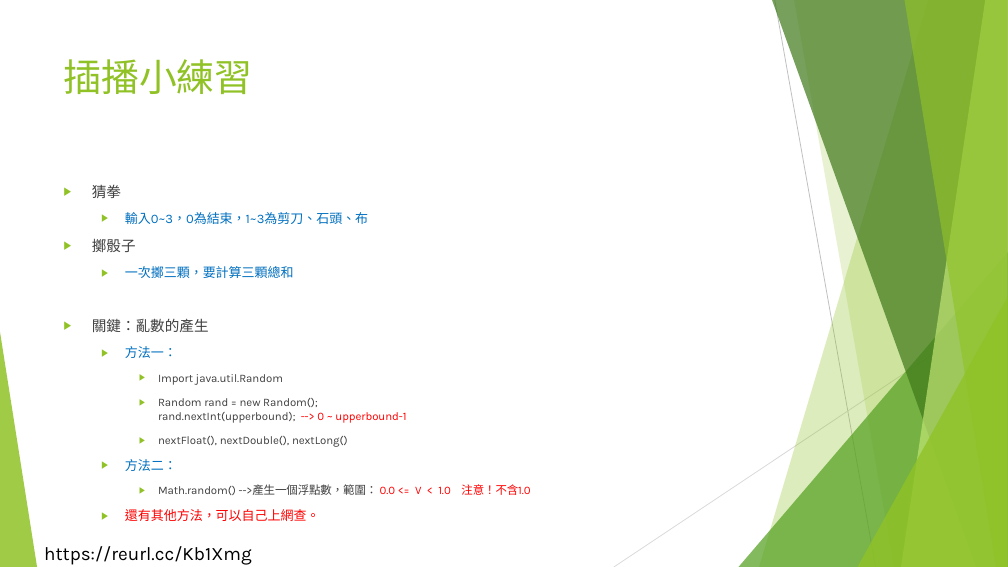
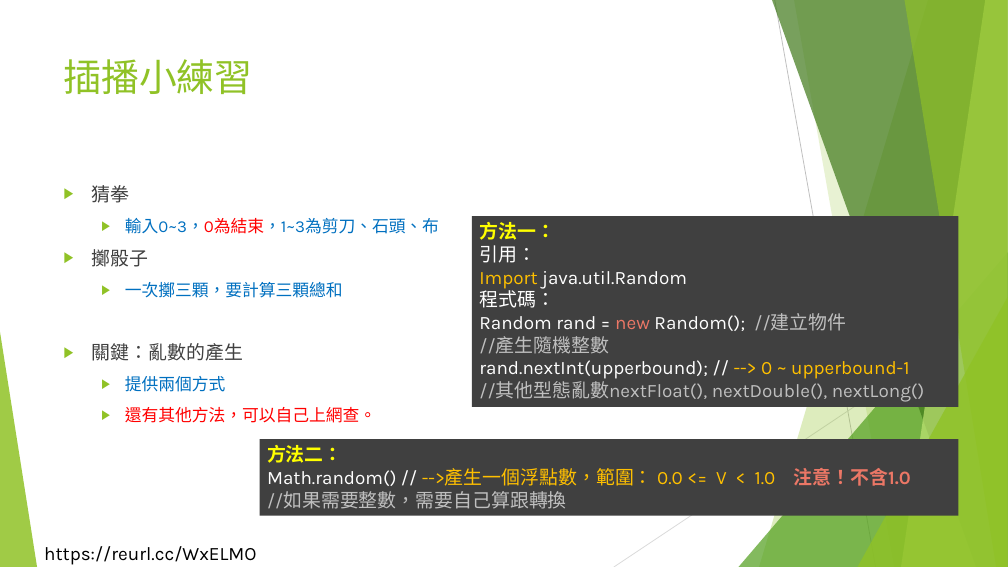
Before and after one commit to liulawsi/My_PPTs, a slide deck: slide 42 of LCC/Java/05_迴圈大法.pptx (slide 34 before the commit). Drawn at 1008x567 pixels with LibreOffice and Linux fonts; fonts in the diff are those of the drawing; background and template pictures are left out. Boxes give left, top, right and bottom in pixels: in the first picture for what was removed or moved away, otherwise in the second. Text is boxed around its words. In the diff, an @@ line names an element or a change of style, - is before the commit and + after.

```diff
--- a/LCC/Java/05_迴圈大法.pptx
+++ b/LCC/Java/05_迴圈大法.pptx
@@ text at (92, 185, 439, 423): size 13.9 to 18 pt in "猜拳", "擲骰子", "關鍵：亂數的產生"; size 12.4 to 16 pt in "輸入0~3，0為結束，1~3為剪刀、石頭、布", "一次擲三顆，要計算三顆總和", "還有其他方法，可以自己上網查。"; text colour #0070C0 to #FF0000 in "輸入0~3，0為結束，1~3為剪刀、石頭、布" @@
@@ rectangle added at (472, 216, 958, 407), fill #404040, 18 pt, text #FFFFFF @@
+方法一：
+引用：
+Import java.util.Random
+程式碼：
+Random rand = new Random(); //建立物件
+//產生隨機整數
+rand.nextInt(upperbound); // --> 0 ~ upperbound-1
+//其他型態亂數nextFloat(), nextDouble(), nextLong()
@@ text at (125, 376, 225, 392): text changed; size 10.8 to 16 pt; text colour #404040 to #0070C0 @@
-  ▶ 方法一：
-    ▶ Import java.util.Random
-    ▶ Random rand = new Random();
-      rand.nextInt(upperbound); --> 0 ~ upperbound-1
-    ▶ nextFloat(), nextDouble(), nextLong()
-  ▶ 方法二：
-    ▶ Math.random() -->產生一個浮點數，範圍： 0.0 <= V < 1.0 注意！不含1.0
+  ▶ 提供兩個方式
@@ rectangle added at (259, 439, 958, 516), fill #404040, 18 pt, text #FFC000 @@
+方法二：
+Math.random() // -->產生一個浮點數，範圍： 0.0 <= V < 1.0 注意！不含1.0
+//如果需要整數，需要自己算跟轉換
@@ text at (44, 546, 256, 565): text changed @@
-https://reurl.cc/Kb1Xmg
+https://reurl.cc/WxELMO
```
Also in this commit, not shown: 41 other slides changed, 8 slides added, 53 other files.
